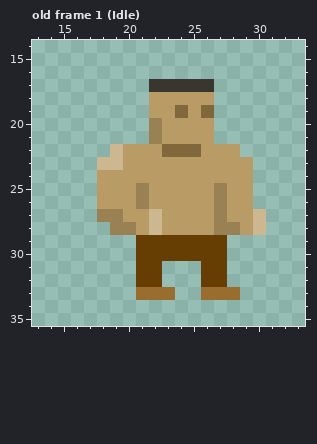
Pixel-art file -- HumanBomber.aseprite. The picture above is the old version.
48x48 pixels, 11 frames. Shown: old frame 1 (Idle): x 13..33, y 14..35. The commit also changed other frames, which this record leaves out.
And afterwards:
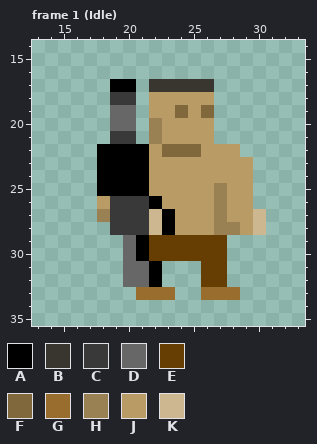
Palette (. is transparent): A #000000  B #393630  C #393939  D #676767  E #663e04  F #80683c  G #996d2d  H #998153  J #b99c65  K #ccb791
A new or re-ordered frame is compared with the old frame closest to it.
What changed:
frames 11 -> 22
Frame 1 (Idle) is new; against old frame 1 (Idle), layer "weapon":
Colour A is added in row 17 at x 19 to 20; in row 22 at x 18.
Colour A replaces colour E in rows 29 to 30 at x 21; in rows 31 to 32 at x 22.
Colour A replaces colour H in row 25 at x 21.
Colour A replaces colour J in rows 22 to 23 at x 20 to 21; in row 24 at x 18 to 21; in row 25 at x 18 to 20; in row 26 at x 22; in rows 27 to 28 at x 23.
Colour A replaces colour K in row 22 at x 19; in row 23 at x 18 to 19.
Colour C is added in row 18 at x 19 to 20; in row 21 at x 19 to 20.
Colour C replaces colour H in row 26 at x 21; in row 27 at x 19; in row 28 at x 19 to 20.
Colour C replaces colour J in row 26 at x 19 to 20; in row 27 at x 20 to 21; in row 28 at x 21.
Colour D is added in rows 19 to 20 at x 19 to 20; in rows 29 to 32 at x 20.
Colour D replaces colour E in rows 31 to 32 at x 21.
Where, in picture pixels (left, top, right, bottom), the same in both pictures:
changed: (97, 79, 175, 287)
